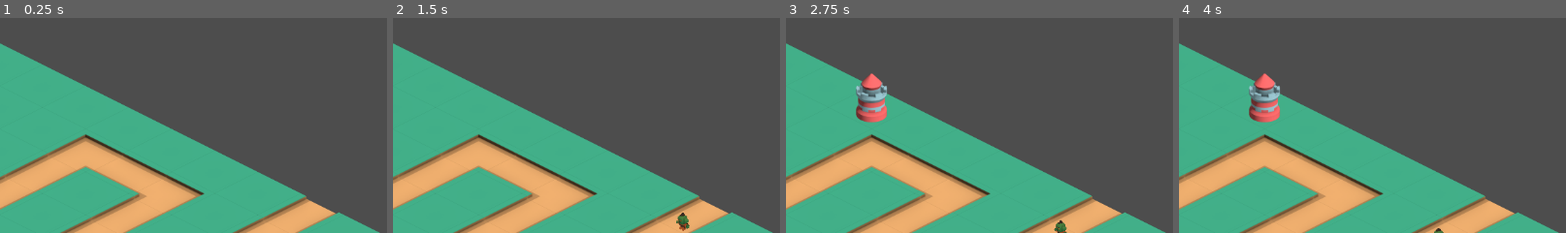
Above: before the commit, frames 1-4 (left to right).
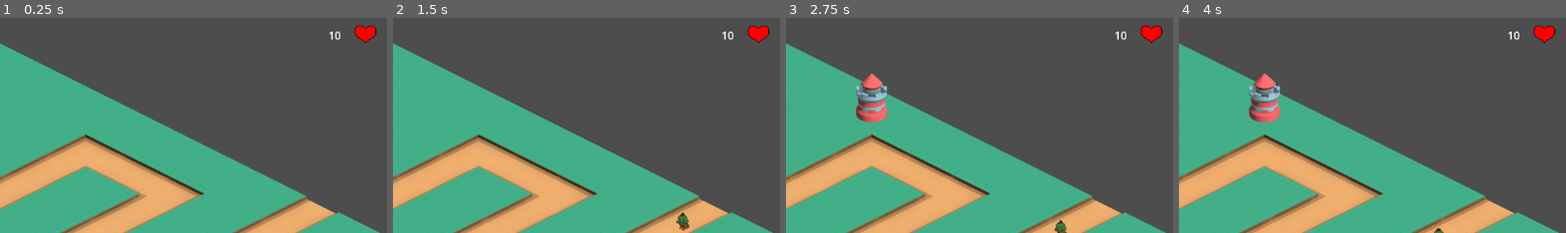
Above: after the commit, the same moments.

Repository: Robert-Riordan-UCD/GameDevJourney
Game: Godot game, scene res://Levels/Level1.tscn
Same seed, same stepped clock (60 frames per second), same inputs: the game is played once before the commit and once after it.
Inputs (mouse positions are % of the whole screen's width and height, from its top left):
- Up to frame 1 (0.25 s): no input
- Up to frame 2 (1.5 s): tap Enter at 0.5 s; move the mouse to (72, 45) at 0.52 s; press the mouse at (72, 45) at 0.53 s; move the mouse to (30, 55) at 1.27 s; release the mouse at (30, 55) at 1.28 s; click (30, 55) at 1.35 s
- Up to frame 3 (2.75 s): tap Space at 2 s; move the mouse to (60, 28) at 2.02 s; press the mouse at (60, 28) at 2.03 s
- Up to frame 4 (4 s): move the mouse to (45, 70) at 2.77 s; release the mouse at (45, 70) at 2.78 s; click (45, 70) at 2.85 s; move the mouse to (80, 65) at 3.52 s; press the mouse at (80, 65) at 3.53 s
The pictures show only the part of the screen within x 50-100%, y 0-50%; the shares and areas given below are measured in that part.

The runs differ from the first frame. In frame 1, 0.4% of the frame differs, in the area x 84-98%, y 3-12%; in frame 2, 0.4%; in frame 3, 0.4%; in frame 4, 0.4%.

Commit message:
Player takes damage when enemies get to the end and UI shows health

Diff:
--- a/Isometric_Tower_Defense/Enemies/Enemy.gd
+++ b/Isometric_Tower_Defense/Enemies/Enemy.gd
@@ -1,15 +1,20 @@
+class_name Enemy
 extends Node2D
 
-signal reached_end
+signal reached_end(damage)
 
+@export_category("Variables")
 @export var speed : float = 100
+@export var damage : int = 1
+
+@export_category("Setup")
 @export var path : Node2D
 
 @onready var next_point : Vector2 = path.get_children()[0].position
 
 var path_points : Array = []
 
-const NEAR_TARGET_THRESHOLD = 10;
+const NEAR_TARGET_THRESHOLD = 1;
 
 func _ready() -> void:
 	for point in path.get_children():
@@ -29,5 +34,5 @@
 		if len(path_points) > 0:
 			next_point = path_points[0]
 		else:
-			emit_signal("reached_end")
+			reached_end.emit(damage)
 			queue_free()
--- a/Isometric_Tower_Defense/Enemies/EnemyManager.gd
+++ b/Isometric_Tower_Defense/Enemies/EnemyManager.gd
@@ -1,6 +1,11 @@
 extends Node2D
 
+signal enemy_reached_end(damage)
 
-func _on_spawn_point_enemy_spawned(enemy, pos):
+func _on_spawn_point_enemy_spawned(enemy: Enemy, pos: Vector2) -> void:
 	add_child(enemy)
 	enemy.position = pos
+	enemy.reached_end.connect(_reached_end.bind())
+
+func _reached_end(damage: int) -> void:
+	enemy_reached_end.emit(damage)
--- a/Isometric_Tower_Defense/GUI/GUI.gd
+++ b/Isometric_Tower_Defense/GUI/GUI.gd
@@ -2,6 +2,10 @@
 extends Control
 
 @onready var gold_amount = $VBoxContainer/HBoxContainer/GoldAmount
+@onready var health = $VBoxContainer/HBoxContainer/Health
 
 func set_gold_amount(amount: int) -> void:
 	gold_amount.text = str(amount)
+
+func set_health(h: int) -> void:
+	health.text = str(h)
--- a/Isometric_Tower_Defense/GUI/GUI.tscn
+++ b/Isometric_Tower_Defense/GUI/GUI.tscn
@@ -1,7 +1,8 @@
-[gd_scene load_steps=3 format=3 uid="uid://ckapmihl1c8vg"]
+[gd_scene load_steps=4 format=3 uid="uid://ckapmihl1c8vg"]
 
 [ext_resource type="Texture2D" uid="uid://t04ucfrhwa86" path="res://GUI/coin.png" id="1_a1be3"]
 [ext_resource type="Script" path="res://GUI/GUI.gd" id="1_trp08"]
+[ext_resource type="Texture2D" uid="uid://ctxl2axvv5qtx" path="res://GUI/Heart.png" id="3_s7lfh"]
 
 [node name="GUI" type="Control"]
 layout_mode = 3
@@ -10,20 +11,37 @@
 anchor_bottom = 1.0
 grow_horizontal = 2
 grow_vertical = 2
+size_flags_horizontal = 3
+size_flags_vertical = 3
 script = ExtResource("1_trp08")
 
 [node name="VBoxContainer" type="VBoxContainer" parent="."]
-layout_mode = 0
-offset_right = 40.0
-offset_bottom = 40.0
+layout_mode = 1
+anchors_preset = 10
+anchor_right = 1.0
+offset_bottom = 64.0
+grow_horizontal = 2
 
 [node name="HBoxContainer" type="HBoxContainer" parent="VBoxContainer"]
 layout_mode = 2
+size_flags_vertical = 3
 
 [node name="CoinTexture" type="TextureRect" parent="VBoxContainer/HBoxContainer"]
 layout_mode = 2
+size_flags_horizontal = 0
 texture = ExtResource("1_a1be3")
 
 [node name="GoldAmount" type="Label" parent="VBoxContainer/HBoxContainer"]
 layout_mode = 2
+size_flags_horizontal = 2
 text = "<GOLD AMOUNT>"
+
+[node name="Health" type="Label" parent="VBoxContainer/HBoxContainer"]
+layout_mode = 2
+size_flags_horizontal = 0
+text = "<HEALTH>"
+
+[node name="HeartTexture" type="TextureRect" parent="VBoxContainer/HBoxContainer"]
+layout_mode = 2
+size_flags_horizontal = 0
+texture = ExtResource("3_s7lfh")
--- a/Isometric_Tower_Defense/Levels/Level1.tscn
+++ b/Isometric_Tower_Defense/Levels/Level1.tscn
@@ -50,9 +50,6 @@
 [node name="Camera2D" type="Camera2D" parent="."]
 anchor_mode = 0
 
-[node name="GUI" parent="." instance=ExtResource("4_n8ogx")]
-metadata/_edit_use_anchors_ = true
-
 [node name="SpawnPoint" type="Node2D" parent="." node_paths=PackedStringArray("path")]
 position = Vector2(1052, 286)
 script = ExtResource("6_7upbv")
@@ -69,5 +66,11 @@
 directional_shadow_mode = 0
 sky_mode = 1
 
+[node name="CanvasLayer" type="CanvasLayer" parent="."]
+
+[node name="GUI" parent="CanvasLayer" instance=ExtResource("4_n8ogx")]
+metadata/_edit_use_anchors_ = true
+
+[connection signal="enemy_reached_end" from="Enemies" to="." method="_on_enemies_enemy_reached_end"]
 [connection signal="enemy_spawned" from="SpawnPoint" to="Enemies" method="_on_spawn_point_enemy_spawned"]
 [connection signal="timeout" from="SpawnPoint/Timer" to="SpawnPoint" method="_on_timer_timeout"]
--- a/Isometric_Tower_Defense/Levels/LevelManager.gd
+++ b/Isometric_Tower_Defense/Levels/LevelManager.gd
@@ -1,12 +1,14 @@
 class_name LevelManager
 extends Node2D
 
+@export var health : int = 10
 @export var gold : int = 500
 
-@onready var gui : GUI = $GUI
+@onready var gui : GUI = $CanvasLayer/GUI
 
 func _ready():
 	gui.set_gold_amount(gold)
+	gui.set_health(health)
 
 func spend_gold(amount: int) -> bool:
 	if amount > gold or amount <= 0:
@@ -14,3 +16,7 @@
 	gold -= amount
 	gui.set_gold_amount(gold)
 	return true
+
+func _on_enemies_enemy_reached_end(damage):
+	health -= damage
+	gui.set_health(health)
Binary file added: Isometric_Tower_Defense/GUI/Heart.png
Not shown, changed: Isometric_Tower_Defense/.gitignore
